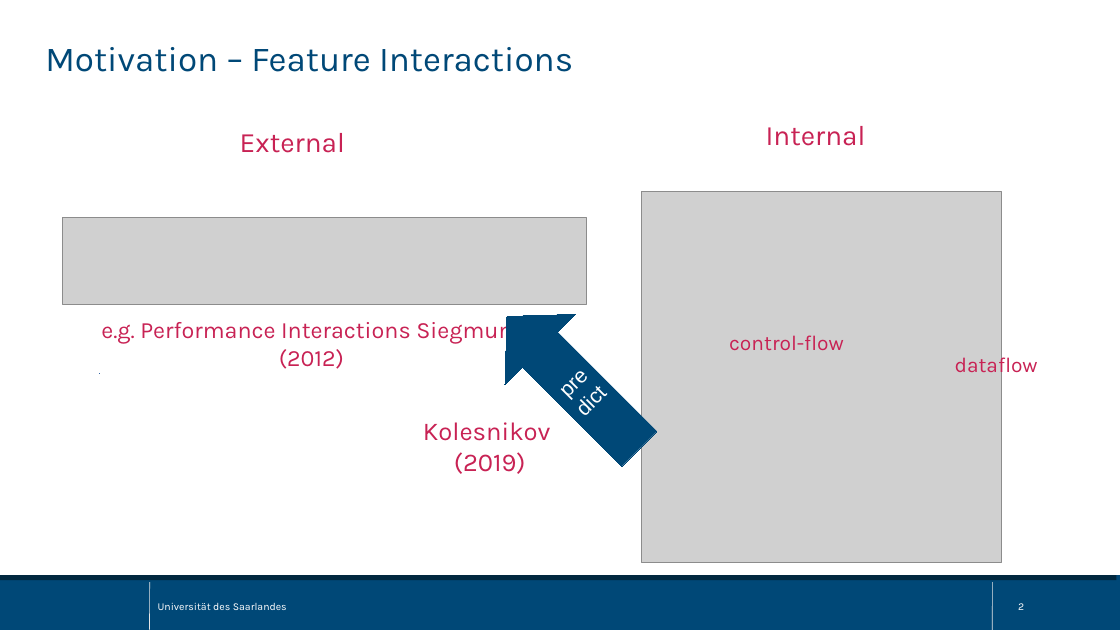
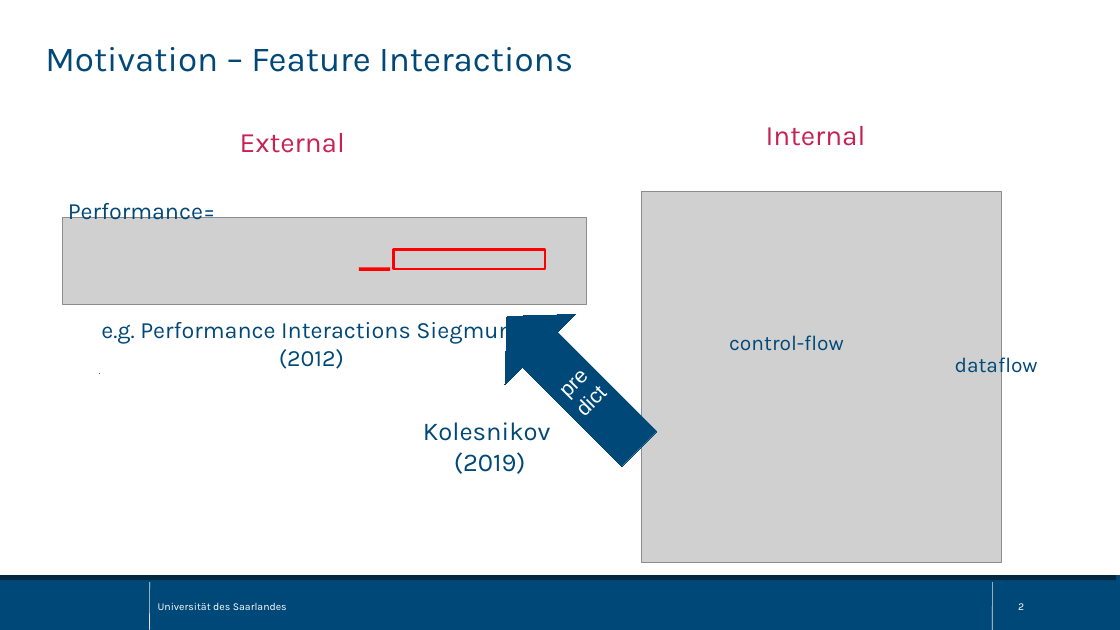
Before and after one commit to sisteu56/bachelor, a slide deck: slide 2 of pres/bachelor_thesis_pres.odp. Drawn at 1120x630 pixels with LibreOffice and Linux fonts; fonts in the diff are those of the drawing; grey boxes stand for pictures. Boxes give left, top, right and bottom in pixels: in the first picture for what was removed or moved away, otherwise in the second. Text is boxed around its words. In the diff, an @@ line names an element or a change of style, - is before the commit and + after.

```diff
--- a/pres/bachelor_thesis_pres.odp
+++ b/pres/bachelor_thesis_pres.odp
@@ text added at <box>68,203,216,225</box>, 20 pt, text #004877 @@
+Performance=
@@ line added from (359, 269) to (391, 269), #FF0000 3 pt @@
@@ rectangle added at <box>394,250,545,270</box>, outline #FF0000 2.3 pt @@
@@ text colour #C82254 to #004877 in 4 elements at <box>423,422,551,474</box>, <box>101,318,526,369</box>, <box>729,335,844,351</box>, <box>955,353,1038,378</box> @@
```
Also in this commit, not shown: 19 other slides changed.
